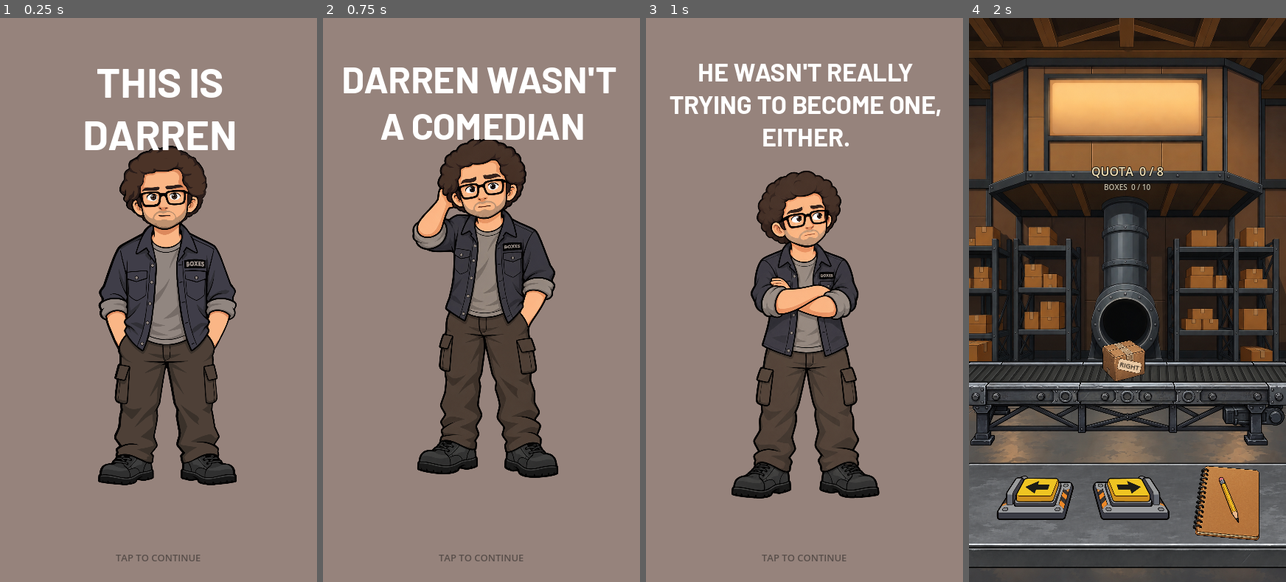
Above: before the commit, frames 1-4 (left to right).
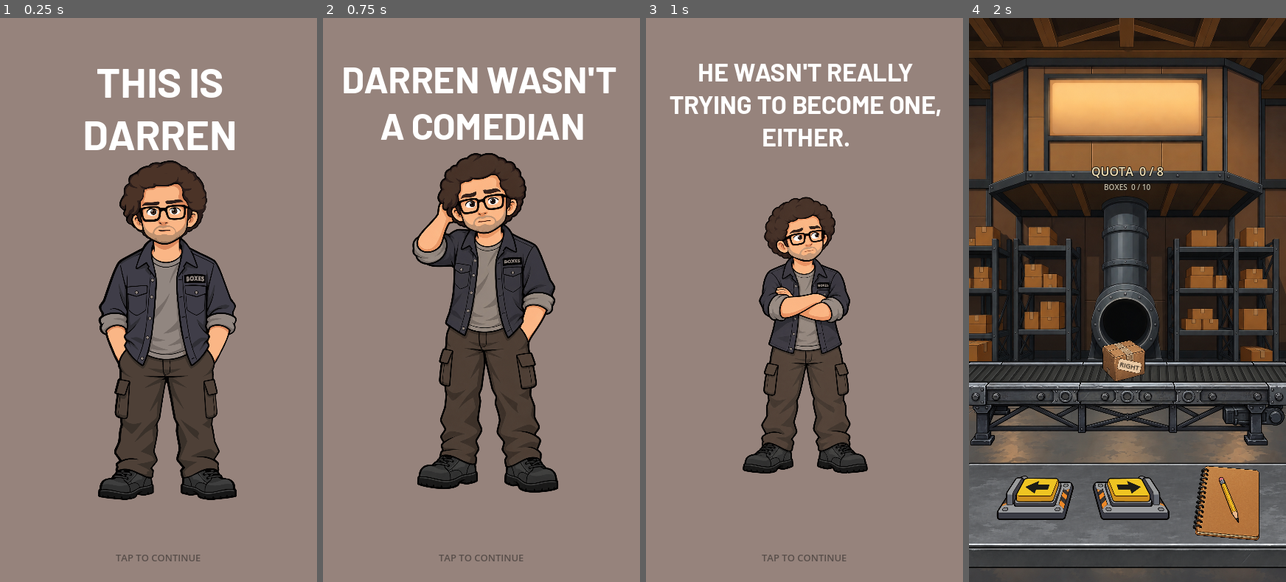
Above: after the commit, the same moments.

Repository: patrickcallahancomedy/comedian
Game: Godot game, scene res://scenes/story/story_sequence.tscn
The game is run twice, just before and just after one commit, with the same random seed, the same clock (stepped at 60 frames per second) and the same inputs.
Inputs (mouse positions are in pixels of both pictures, inside the frame that each line leads up to):
- Up to frame 1 (0.25 s): no input
- Up to frame 2 (0.75 s): tap Enter (ui_accept) at 0.5 s; move the mouse to (551, 271) at 0.52 s; click (551, 271) at 0.67 s
- Up to frame 3 (1 s): tap Enter (ui_accept) at 0.77 s
- Up to frame 4 (2 s): tap Enter (ui_accept) at 1.25, 1.52 s; move the mouse to (1064, 328) at 1.27 s; click (1064, 328) at 1.42 s

The runs differ from the first frame. In frame 1, 11% of the frame differs, in the area x 30-75%, y 22-86%; in frame 2, 10%; in frame 3, 9.8%; in frame 4, nothing differs.

Commit message:
Align Darren placement across story pages

Diff:
--- a/godot/scenes/story/pages/01_darren_intro.tscn
+++ b/godot/scenes/story/pages/01_darren_intro.tscn
@@ -73,9 +73,9 @@
 [node name="Foreground" type="TextureRect" parent="ArtLayer" unique_id=2058067170]
 layout_mode = 1
 offset_left = 71.0
-offset_top = 143.0
+offset_top = 163.0
 offset_right = 391.0
-offset_bottom = 663.0
+offset_bottom = 683.0
 texture = ExtResource("2_b60eo")
 expand_mode = 1
 stretch_mode = 5
--- a/godot/scenes/story/pages/02_not_comedian.tscn
+++ b/godot/scenes/story/pages/02_not_comedian.tscn
@@ -73,9 +73,9 @@
 [node name="Foreground" type="TextureRect" parent="ArtLayer" unique_id=2058067170]
 layout_mode = 1
 offset_left = 67.0
-offset_top = 151.0
+offset_top = 171.0
 offset_right = 371.0
-offset_bottom = 649.0
+offset_bottom = 669.0
 texture = ExtResource("2_6i01f")
 expand_mode = 1
 stretch_mode = 5
--- a/godot/scenes/story/pages/03_not_trying.tscn
+++ b/godot/scenes/story/pages/03_not_trying.tscn
@@ -72,10 +72,10 @@
 
 [node name="Foreground" type="TextureRect" parent="ArtLayer"]
 layout_mode = 1
-offset_left = 55.0
-offset_top = 175.0
-offset_right = 375.0
-offset_bottom = 695.0
+offset_left = 80.0
+offset_top = 216.0
+offset_right = 350.0
+offset_bottom = 654.0
 texture = ExtResource("2_darren")
 expand_mode = 1
 stretch_mode = 5
